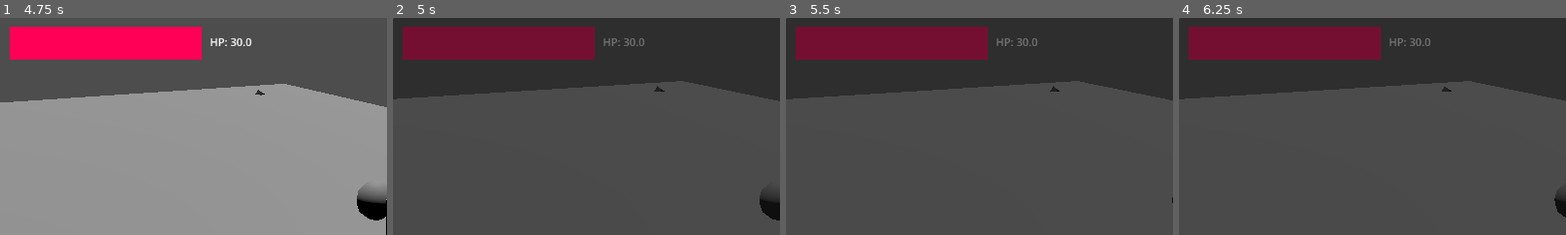
Above: before the commit, frames 1-4 (left to right).
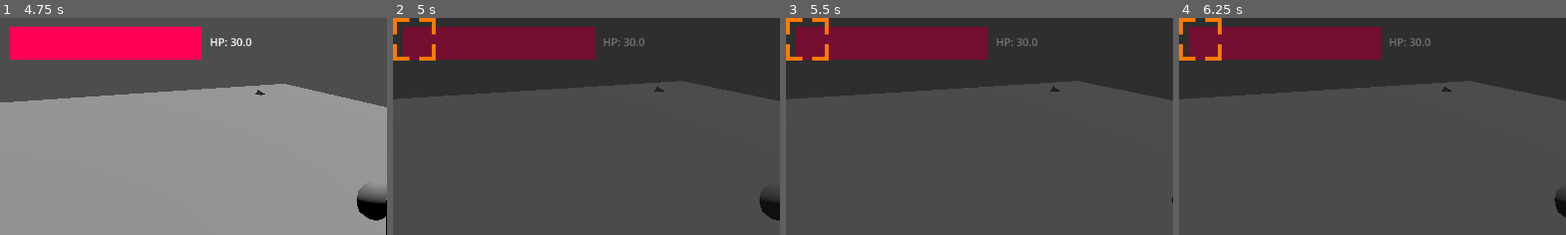
Above: after the commit, the same moments.

Repository: stron1le/MVM28
Game: Godot game, scene res://Scenes/start_screen.tscn
Same seed, same stepped clock (60 frames per second), same inputs: the game is played once before the commit and once after it.
Inputs (mouse positions are % of the whole screen's width and height, from its top left):
- Up to frame 1 (4.75 s): click "New Game" at 0.5 s; tap Enter at 1.25 s; move the mouse to (55, 50) at 1.27 s; hold W (ForwardAxisNegative) from 1.28 s (still down); tap Middle mouse button (Attack) at 1.35, 3.6 s; tap Space (Jump) at 1.52, 2.27, 3.77, 4.52 s; move the mouse to (45, 50) at 2.02 s; tap Left (HorizontalAxisNegative) at 2.1, 4.35 s; move the mouse to (52, 48) at 2.77 s; tap Right (HorizontalAxisPositive) at 2.85 s; move the mouse to (49, 52) at 3.52 s; move the mouse to (57, 51) at 4.27 s
- Up to frame 2 (5 s): keep holding W (ForwardAxisNegative); tap P (Pause) at 4.9 s
- Up to frame 3 (5.5 s): keep holding W (ForwardAxisNegative); move the mouse to (42, 49) at 5.02 s; tap Right (HorizontalAxisPositive) at 5.1 s; tap Space (Jump) at 5.27 s
- Up to frame 4 (6.25 s): tap Escape (ui_cancel) at 5.65 s; move the mouse to (55, 50) at 5.77 s; release W (ForwardAxisNegative) at 5.78 s; tap Middle mouse button (Attack) at 5.85 s
The pictures show only the part of the screen within x 0-50%, y 0-50%; the shares and areas given below are measured in that part.

Frame 1 is identical in both runs. In frame 2, 0.5% of the frame differs, in the area x 0-12%, y 0-20%; in frame 3, 0.5%; in frame 4, 0.5%.

Commit message:
Fixed weapon bug, added new Inventory ui elements
The Pause menu now has a UI that displays the items in your inventory. I will need to change the structure in the future, but this does serve as a proof of concept that I can create a menu the player can interact with.

Next step is to add the ability to assign these items to the action buttons. I'm also going to want to change the action buttons to trigger on the d pad instead, since these are buttons rarely used.

Also, there was an inconsistency where one of my weapons resources was of type 'Key' instead of weapon, so it wasn't triggering the proper escape clause in the code to become a weapon item. This is fixed now.

Diff:
--- a/mvm28/Items/WeaponItem/DefaultWeapon.tres
+++ b/mvm28/Items/WeaponItem/DefaultWeapon.tres
@@ -1,5 +1,6 @@
-[gd_resource type="Resource" script_class="WeaponItem" load_steps=3 format=3 uid="uid://bq70rqinnxq4o"]
+[gd_resource type="Resource" script_class="WeaponItem" load_steps=4 format=3 uid="uid://bq70rqinnxq4o"]
 
+[ext_resource type="Texture2D" uid="uid://bpswnkeocihea" path="res://PNGs/GreatswordImage.png" id="1_8yn5j"]
 [ext_resource type="Script" uid="uid://dd33ihx1t10lu" path="res://Scripts/WeaponItem.gd" id="1_q14lo"]
 [ext_resource type="PackedScene" uid="uid://b06xhss8nf3ju" path="res://Scenes/equippable_weapon.tscn" id="2_soqtd"]
 
@@ -8,11 +9,14 @@
 weaponID = 0
 weaponScene = ExtResource("2_soqtd")
 ID = 0
+instanceID = 0
 name = ""
+stackable = false
 duplicatesAllowed = true
-itemType = 0
+itemType = 3
 itemUseType = 0
 quantity = 1
 recreateID = true
+icon = ExtResource("1_8yn5j")
 metadata/_custom_type_script = "uid://dd33ihx1t10lu"
 metadata/Metatest = true
--- /dev/null
+++ b/mvm28/Scenes/InventoryItemSlot.tscn
@@ -0,0 +1,27 @@
+[gd_scene load_steps=4 format=3 uid="uid://b6c4qedbwxmug"]
+
+[ext_resource type="Script" uid="uid://dcjw6aithmtu4" path="res://Scenes/inventory_item_slot.gd" id="1_icju2"]
+
+[sub_resource type="Gradient" id="Gradient_we4u5"]
+offsets = PackedFloat32Array(0, 0.038961, 1)
+colors = PackedColorArray(1, 1, 1, 1, 1, 1, 1, 1, 0, 0, 0, 1)
+
+[sub_resource type="GradientTexture2D" id="GradientTexture2D_icju2"]
+gradient = SubResource("Gradient_we4u5")
+fill_from = Vector2(0.229358, 0.908257)
+
+[node name="InventoryItemSlot" type="TextureRect"]
+offset_right = 40.0
+offset_bottom = 40.0
+texture = SubResource("GradientTexture2D_icju2")
+script = ExtResource("1_icju2")
+
+[node name="IconHolder" type="TextureRect" parent="."]
+layout_mode = 0
+offset_left = 10.0
+offset_top = 9.0
+offset_right = 50.0
+offset_bottom = 49.0
+expand_mode = 1
+
+[connection signal="mouse_entered" from="." to="." method="_on_mouse_entered"]
--- /dev/null
+++ b/mvm28/Scenes/PauseInventoryDisplay.gd
@@ -0,0 +1,25 @@
+extends HBoxContainer
+@export var slotNode:PackedScene;
+@export var SelectorNode:Control;
+@export var DescLabel:Label;
+var highlightedNode;
+func _process(delta):
+	if (Input.is_action_just_pressed("Pause")):
+		updateDisplays();
+func updateDisplays():
+	for i in get_children():
+		i.queue_free();
+	for i in Globals.Inventory:
+		var newSlot = slotNode.instantiate();
+		add_child(newSlot);
+		var asSlot = newSlot as InventoryItemSlot;
+		asSlot.setItem(Globals.Inventory.get(i));
+		asSlot.connect("was_highlighted",setHighlightedNode)
+func setHighlightedNode(highlightedNode):
+	for i in get_children():
+		i.highlighted=false;
+	self.highlightedNode=highlightedNode
+	highlightedNode.highlighted=true;
+	SelectorNode.global_position=highlightedNode.global_position;
+	SelectorNode.visible=true;
+	DescLabel.text=str(highlightedNode.itemToShow.instanceID);
--- /dev/null
+++ b/mvm28/Scenes/inventory_item_slot.gd
@@ -0,0 +1,18 @@
+class_name InventoryItemSlot extends TextureRect
+var itemToShow:Item;
+var highlighted:bool=false;
+signal was_highlighted(slot);
+func setIcon(icon:Texture2D):
+	$IconHolder.texture=icon;
+func setItem(itemToShow:Item):
+	self.itemToShow=itemToShow;
+	setIcon(itemToShow.icon);
+func process():
+	if (highlighted) and Input.is_action_just_pressed("ShoulderLeft"):
+		print('yes');
+
+
+func _on_mouse_entered():
+	emit_signal("was_highlighted",self);
+	print("hovered over "+str(itemToShow.instanceID));
+	pass # Replace with function body.
--- a/mvm28/Scenes/pause_menu.tscn
+++ b/mvm28/Scenes/pause_menu.tscn
@@ -1,4 +1,8 @@
-[gd_scene format=3 uid="uid://dgeh53kc8sfcu"]
+[gd_scene load_steps=4 format=3 uid="uid://dgeh53kc8sfcu"]
+
+[ext_resource type="Script" uid="uid://cabqcsbxs6dvl" path="res://Scenes/PauseInventoryDisplay.gd" id="1_emv3i"]
+[ext_resource type="PackedScene" uid="uid://b6c4qedbwxmug" path="res://Scenes/InventoryItemSlot.tscn" id="2_k0w1u"]
+[ext_resource type="Texture2D" uid="uid://bdqtuq7naq47n" path="res://PNGs/Highlighter.png" id="3_1och7"]
 
 [node name="PauseMenu" type="Panel"]
 offset_right = 1149.0
@@ -13,3 +17,28 @@
 text = "Paused"
 horizontal_alignment = 1
 vertical_alignment = 1
+
+[node name="HBoxContainer" type="HBoxContainer" parent="." node_paths=PackedStringArray("SelectorNode", "DescLabel")]
+layout_mode = 0
+offset_left = 585.0
+offset_top = 377.0
+offset_right = 625.0
+offset_bottom = 417.0
+script = ExtResource("1_emv3i")
+slotNode = ExtResource("2_k0w1u")
+SelectorNode = NodePath("../Selector")
+DescLabel = NodePath("../Label2")
+
+[node name="Selector" type="TextureRect" parent="."]
+layout_mode = 0
+offset_right = 64.0
+offset_bottom = 64.0
+texture = ExtResource("3_1och7")
+expand_mode = 1
+
+[node name="Label2" type="Label" parent="."]
+layout_mode = 0
+offset_left = 486.0
+offset_top = 125.0
+offset_right = 712.0
+offset_bottom = 148.0
--- a/mvm28/Scripts/ActionButton.gd
+++ b/mvm28/Scripts/ActionButton.gd
@@ -15,3 +15,5 @@
 			return "TriggerLeft";
 		_:
 			return "TriggerRight";
+func set_item(item:Item):
+	currentItem=item;
--- a/mvm28/Scripts/GlobalSettings.gd
+++ b/mvm28/Scripts/GlobalSettings.gd
@@ -69,10 +69,13 @@
 			var invenDict=contents.get("Inventory");
 			for i in invenDict:
 				var itemDict = invenDict.get(i);
-				var newItem = Item.new();
+				var newItem;
+				if (itemDict.get("itemType")==Item.ITEMTYPES.WEAPON):
+					newItem=WeaponItem.new();
+				else:
+					newItem=Item.new();
 				newItem.populateFromDict(itemDict);
-				print(newItem.name);
-				Globals.add_to_Inventory(newItem);
+				Globals.add_to_Inventory(newItem,true);
 		if (contents.has("Scene")):
 			loadGameScene(contents.get("Scene"));
 func get_first_available_slot():
--- a/mvm28/Scripts/Globals.gd
+++ b/mvm28/Scripts/Globals.gd
@@ -10,7 +10,10 @@
 var gameMode=GAME_MODE_ACTION;
 var spawnLocations={};
 var Inventory = {};
-
+func _process(delta):
+	if (Input.is_action_just_pressed("TriggerRight") and !paused):
+		var x = load("res://Items/WeaponItem/DefaultWeapon.tres").duplicate();
+		add_to_Inventory(x);
 func get_terrain(terrain_name:String):
 	match(terrain_name):
 		"STANDARD_TERRAIN":
@@ -23,7 +26,13 @@
 		var itemToString=Inventory.get(k);
 		newDict.get_or_add(k,itemToString.convertToDictionary());
 	return newDict;
-func add_to_Inventory(newItem:Item):
+func add_to_Inventory(newItem:Item,ignoreRecreateForWeapon=false):
+	if (newItem is WeaponItem):
+		if (!ignoreRecreateForWeapon):
+			while(Inventory.has(newItem.instanceID)):
+				newItem.generate_random_ID();
+		Inventory.get_or_add(newItem.instanceID,newItem);
+		return;
 	if (newItem.stackable):
 		var added:bool = false;
 		var itemID=newItem.ID;
--- a/mvm28/Scripts/WeaponItem.gd
+++ b/mvm28/Scripts/WeaponItem.gd
@@ -24,3 +24,9 @@
 	weaponDict.get_or_add("weaponID",weaponID);
 	weaponDict.get_or_add("weaponScene",weaponScene.resource_path);
 	return weaponDict;
+func populateFromDict(ItemDict):
+	super.populateFromDict(ItemDict);
+	if (ItemDict.has("weaponID")):
+		weaponID=ItemDict.get("weaponID");
+	if (ItemDict.has("weaponScene")):
+		weaponScene=load(ItemDict.get("weaponScene"));
Binary file added: mvm28/PNGs/Highlighter.png
Not shown, added: mvm28/PNGs/Highlighter.png.import
Not shown, added: mvm28/Scenes/PauseInventoryDisplay.gd.uid
Not shown, added: mvm28/Scenes/inventory_item_slot.gd.uid
